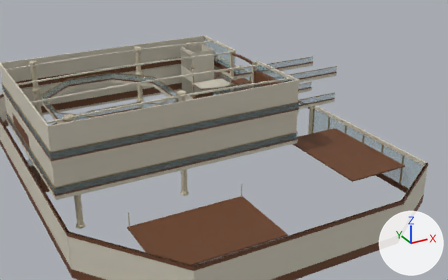
An edit to the glTF model Game/assets/models/AST-LIB-011.glb, drawn before and after from the same camera.
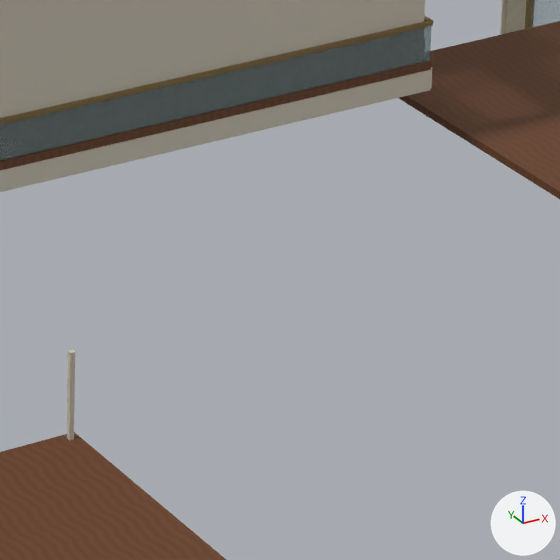
Old and new are each drawn whole from a 50 mm camera at (-30.5, -79.1, 41.0) aimed at (12.3, -1.3, 2.1) and again close up on the part from 51% to 71% of the width and 46% to 77% of the height. Every picture has the same lights, and +X, +Y and +Z are marked at lower right. The older version's two pictures come first. Vertices at exactly the same position are counted once.

In view in the first close-up: 'LIB_static_champagne_metal', 'LIB_static_glass', 'LIB_static_ivory_enamel', 'LIB_static_warm_stone', 'LIB_static_warm_walnut'.
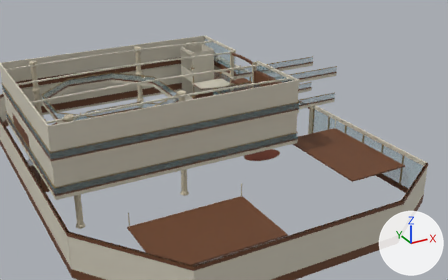
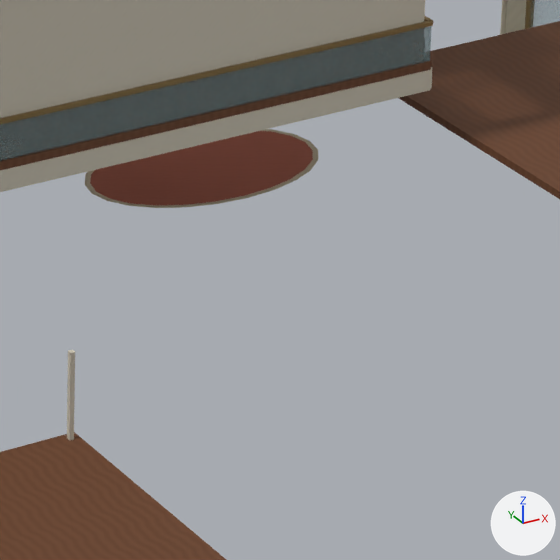
Edits to the scene script, one JSON object a line:
```json
{"block": "me_lib_finish_study_border", "where": "# used by ob_lib_finish_oatmeal_weave; location = (0.0, 0.0, 0.0)"}
{"op": "remove", "block": "me_lib_finish_study_border", "code": "me_lib_finish_study_border.from_pydata(...)  # 24 vertices, 22 faces; spans x -9.25..-2.75, y 18.9..24.1, z 0.0"}
{"op": "add", "block": "me_lib_finish_study_border", "code": "me_lib_finish_study_border.from_pydata(...)  # 48 vertices, 44 faces; spans x -9.25..20.1, y -7.0..24.1, z 0.0"}
{"block": "me_lib_finish_study_border", "change": "me_lib_finish_study_border part 1: the loose piece of 24 vertices spanning x -9.25..-2.75, y 18.9..24.1, z 0.0 is copied, and the copy is scaled about its middle by (0.954, 0.769, 1), then moved by (23.0, -26.5, 0.0); it spans x 13.9..20.1, y -7.0..-3.0, z 0.0"}
{"block": "me_lib_finish_study_field", "where": "# used by ob_lib_finish_clay_weave; location = (0.0, 0.0, 0.0)"}
{"op": "remove", "block": "me_lib_finish_study_field", "code": "me_lib_finish_study_field.from_pydata(...)  # 24 vertices, 22 faces; spans x -9.12..-2.88, y 19.03..23.97, z 0.0"}
{"op": "add", "block": "me_lib_finish_study_field", "code": "me_lib_finish_study_field.from_pydata(...)  # 48 vertices, 44 faces; spans x -9.12..19.96, y -6.86..23.97, z 0.0"}
{"block": "me_lib_finish_study_field", "change": "me_lib_finish_study_field part 2: the loose piece of 24 vertices spanning x -9.12..-2.88, y 19.03..23.97, z 0.0 is copied, and the copy is scaled about its middle by (0.949, 0.753, 1), then moved by (23.0, -26.5, 0.0); it spans x 14.04..19.96, y -6.86..-3.14, z 0.0"}
```

Pixel boxes (x1, y1, x2, y2) of what changed, in the close-ups (560 x 560 px):
```json
{"object": "LIB_finish_clay_weave", "change": "reshaped", "after": [90, 131, 313, 205], "on screen": "not visible before"}
{"object": "LIB_finish_oatmeal_weave", "change": "reshaped", "after": [85, 129, 318, 208], "on screen": "not visible before"}
```
